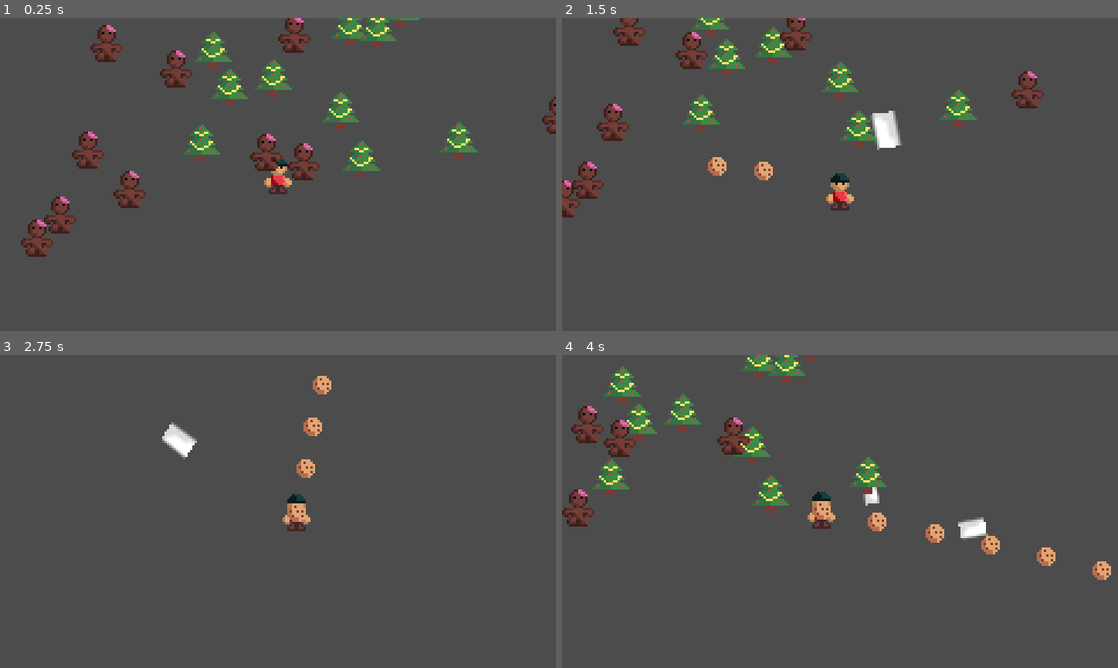
Above: before the commit, frames 1-4 (two rows, left to right).
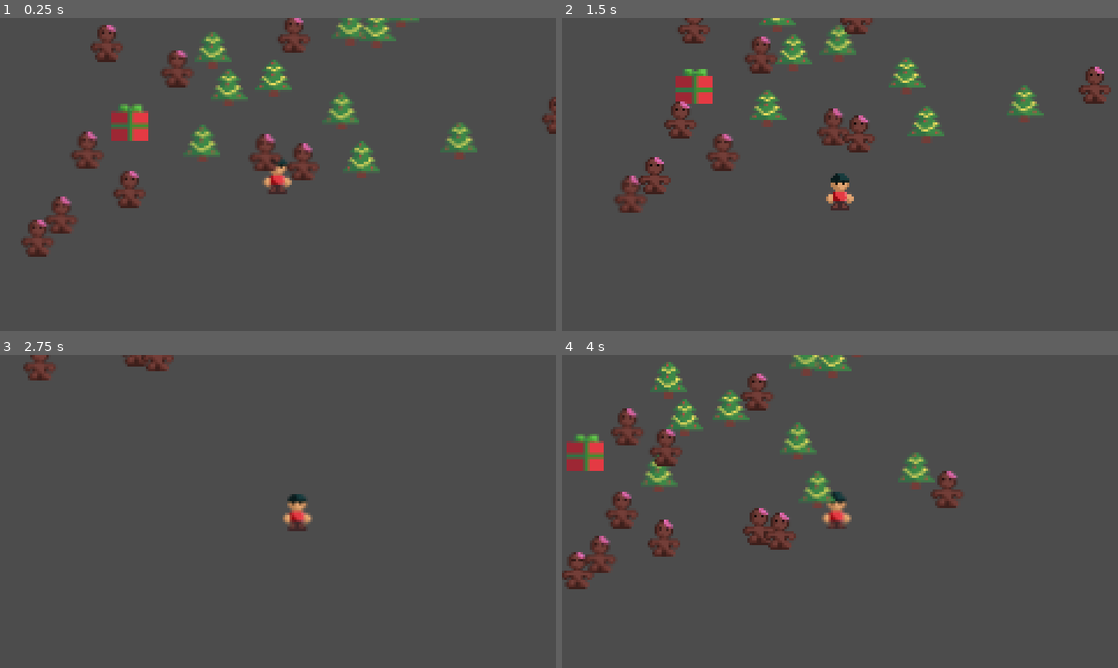
Above: after the commit, the same moments.

Repository: cznrhubarb/feliz-navidead
Game: Godot game, scene res://scn/TestScene.tscn
The game is run twice, just before and just after one commit, with the same random seed, the same clock (stepped at 60 frames per second) and the same inputs.
Inputs (mouse positions are in pixels of both pictures, inside the frame that each line leads up to):
- Up to frame 1 (0.25 s): no input
- Up to frame 2 (1.5 s): move the mouse to (962, 158) at 0.52 s; press the mouse at (962, 158) at 0.53 s; hold D (move_right) 0.53-1.28 s; move the mouse to (728, 190) at 1.27 s; release the mouse at (728, 190) at 1.28 s; hold S (move_down) from 1.28 s (still down); click (728, 190) at 1.35 s
- Up to frame 3 (2.75 s): move the mouse to (333, 442) at 2.02 s; release S (move_down) at 2.03 s; press the mouse at (333, 442) at 2.03 s; hold D (move_right) from 2.03 s (still down)
- Up to frame 4 (4 s): move the mouse to (812, 574) at 2.77 s; release D (move_right) at 2.78 s; release the mouse at (812, 574) at 2.78 s; hold W (move_up) 2.78-3.53 s; click (812, 574) at 2.85 s; move the mouse to (1006, 558) at 3.52 s; press the mouse at (1006, 558) at 3.53 s; hold A (move_left) from 3.53 s (still down)

The runs differ from the first frame. In frame 1, 2.9% of the frame differs, in the area x 3-100%, y 0-76%; in frame 2, 12%; in frame 3, 1.8%; in frame 4, 14%, in the area x 0-99%, y 0-75%.

Commit message:
Added gifts for weapon pick ups. Working on automatic weapon generation.

Diff:
--- a/project.godot
+++ b/project.godot
@@ -62,8 +62,8 @@
 2d_physics/layer_3="enemies"
 2d_physics/layer_4="enemy_bullets"
 2d_physics/layer_5="player"
+2d_physics/layer_6="pickups"
 
 [rendering]
 
-quality/2d/use_pixel_snap=true
 environment/default_environment="res://default_env.tres"
--- /dev/null
+++ b/scn/Gift.gd
@@ -0,0 +1,17 @@
+extends KinematicBody2D
+const Factory = preload("res://src/Weapons/WeaponFactory.gd")
+
+var weapon
+var curse
+
+func _ready():
+	weapon = Factory.make_weapon()
+	#weapon = load("res://src/Weapons/BaseWeapon.gd").new()
+	curse = null
+
+func _physics_process(delta):
+	var collision_info = move_and_collide(Vector2())
+	if collision_info:
+		collision_info.collider.add_weapon(weapon)
+		collision_info.collider.add_curse(curse)
+		queue_free()
--- /dev/null
+++ b/scn/Gift.tscn
@@ -0,0 +1,19 @@
+[gd_scene load_steps=4 format=2]
+
+[ext_resource path="res://scn/Gift.gd" type="Script" id=1]
+[ext_resource path="res://img/Gift.PNG" type="Texture" id=2]
+
+[sub_resource type="RectangleShape2D" id=1]
+extents = Vector2( 7.93321, 5.89482 )
+
+[node name="Gift" type="KinematicBody2D"]
+collision_layer = 32
+collision_mask = 16
+script = ExtResource( 1 )
+
+[node name="Sprite" type="Sprite" parent="."]
+texture = ExtResource( 2 )
+
+[node name="CollisionShape2D" type="CollisionShape2D" parent="."]
+position = Vector2( 0, 1.76294 )
+shape = SubResource( 1 )
--- a/scn/TestScene.tscn
+++ b/scn/TestScene.tscn
@@ -1,9 +1,10 @@
-[gd_scene load_steps=6 format=2]
+[gd_scene load_steps=7 format=2]
 
 [ext_resource path="res://src/Child.gd" type="Script" id=1]
 [ext_resource path="res://img/Boy .PNG" type="Texture" id=2]
 [ext_resource path="res://src/TreeFactory.gd" type="Script" id=3]
 [ext_resource path="res://src/GingerFactory.gd" type="Script" id=4]
+[ext_resource path="res://scn/Gift.tscn" type="PackedScene" id=5]
 
 [sub_resource type="RectangleShape2D" id=1]
 extents = Vector2( 4.47797, 5.13091 )
@@ -39,3 +40,6 @@
 
 [node name="GingerFactory" type="Node" parent="YSort"]
 script = ExtResource( 4 )
+
+[node name="Gift" parent="YSort" instance=ExtResource( 5 )]
+position = Vector2( 44.0905, 50.2223 )
--- a/src/Child.gd
+++ b/src/Child.gd
@@ -6,9 +6,15 @@
 var weapons
 
 func _ready():
+	randomize()
 	weapons = []
-	weapons.push_front(load("res://src/Weapons/CookieGun.gd").new())
-	weapons.push_front(load("res://src/Weapons/MilkGrenadeLauncher.gd").new())
+	#weapons.push_front(load("res://src/Weapons/MilkGrenadeLauncher.gd").new())
+
+func add_weapon(weapon):
+	weapons.push_front(weapon)
+
+func add_curse(curse):
+	pass
 
 func _physics_process(delta):
 	var deltaPos = Vector2()
--- /dev/null
+++ b/src/Projectiles/BaseBullet.gd
@@ -0,0 +1,56 @@
+extends KinematicBody2D
+
+var type = "bullet"
+var max_life_span
+var life_remaining
+var bullet_speed
+var rotation_speed
+var scale_speed
+var direction
+var sprite
+var bullet_type
+var current_scale = 1
+
+func build(bullet_spr_name, blt_type, lin_speed, rot_speed, scl_speed, max_life):
+	# TODO: add sprite and shape
+#	add_child(load("res://scn/Projectiles/" + bullet_spr_name + "_sprite.tscn").instance())
+#	add_child(load("res://scn/Projectiles/" + bullet_spr_name + "_shape.tscn").instance())
+#	load("res://scn/CookieBullet.tscn").instance()
+	for child in get_children():
+		if child is Sprite:
+			sprite = child
+			break
+	bullet_type = blt_type
+	bullet_speed = lin_speed
+	rotation_speed = rot_speed
+	scale_speed = scl_speed
+	max_life_span = max_life
+	life_remaining = max_life_span
+
+func _physics_process(delta):
+	sprite.rotation += delta * 3.14 * rotation_speed
+	current_scale += delta * scale_speed
+	life_remaining -= delta
+	var scale_mod = 0
+	match bullet_type:
+		"lobbed":
+			position += direction * bullet_speed * delta
+			scale_mod = (max_life_span/2 - abs(life_remaining - max_life_span/2))
+			if life_remaining <= 0:
+				destroy_self()
+		"shot":
+			var collision_info = move_and_collide(direction * bullet_speed * delta)
+			if collision_info:
+				var collider = collision_info.collider
+				if collider.type == "enemy":
+					# Deal some damage, don't just kill it
+					collider.queue_free()
+				destroy_self()
+		"melee":
+			pass
+
+	sprite.scale = Vector2(current_scale + scale_mod, current_scale + scale_mod)
+
+func destroy_self():
+	# Explode if necessary. Imagine we just create a bunch of 'shot' type new bullets with short lifespans
+	queue_free()
--- a/src/Weapons/BaseWeapon.gd
+++ b/src/Weapons/BaseWeapon.gd
@@ -1 +1,28 @@
 extends Resource
+
+var cooldown_max
+var cooldown_timer
+var is_automatic
+var bullet_prototype
+
+func _init(bullet_proto, shots_per_second, automatic):
+	bullet_prototype = bullet_proto
+	cooldown_max = 1 / shots_per_second
+	cooldown_timer = cooldown_max
+	is_automatic = automatic
+
+func cooldown(delta):
+	cooldown_timer = max(cooldown_timer - delta, 0)
+
+func can_shoot(auto_shot):
+	if (not is_automatic and auto_shot) or cooldown_timer != 0:
+		return false
+	else:
+		return true
+
+func shoot(direction, auto_shot):
+	if can_shoot(auto_shot):
+		cooldown_timer = cooldown_max
+		var bullet = bullet_prototype.duplicate()
+		bullet.direction = direction
+		return bullet
--- a/src/Weapons/CookieGun.gd
+++ b/src/Weapons/CookieGun.gd
@@ -1,7 +1,4 @@
 extends "res://src/Weapons/BaseWeapon.gd"
-
-const cooldown_max = 0.05
-var cooldown_timer = 0
 
 func cooldown(delta):
 	cooldown_timer = max(cooldown_timer - delta, 0)
--- a/src/Weapons/MilkGrenadeLauncher.gd
+++ b/src/Weapons/MilkGrenadeLauncher.gd
@@ -1,7 +1,4 @@
 extends "res://src/Weapons/BaseWeapon.gd"
-
-const cooldown_max = 1
-var cooldown_timer = 0
 
 func cooldown(delta):
 	cooldown_timer = max(cooldown_timer - delta, 0)
--- /dev/null
+++ b/src/Weapons/WeaponFactory.gd
@@ -0,0 +1,19 @@
+
+static func make_weapon():
+	var bullet_prototype = null
+
+	#build(bullet_spr_name, blt_type, lin_speed, rot_speed, scl_speed, max_life):
+	if rand_range(0, 1) > 0.5:
+		bullet_prototype = load("res://scn/CookieBullet.tscn").instance()
+	else:
+		bullet_prototype = load("res://scn/MilkGrenade.tscn").instance()
+	var shots_per_second = rand_range(0.5, 30)
+
+	# Automatic more often than manual
+	var auto = true if rand_range(0, 1) > 0.25 else false
+
+	# TODO: Manual shot weapons should be stronger
+
+	print("shots per second: " + str(shots_per_second))
+	print("automatic: " + str(auto))
+	return load("res://src/Weapons/BaseWeapon.gd").new(bullet_prototype, shots_per_second, auto)
